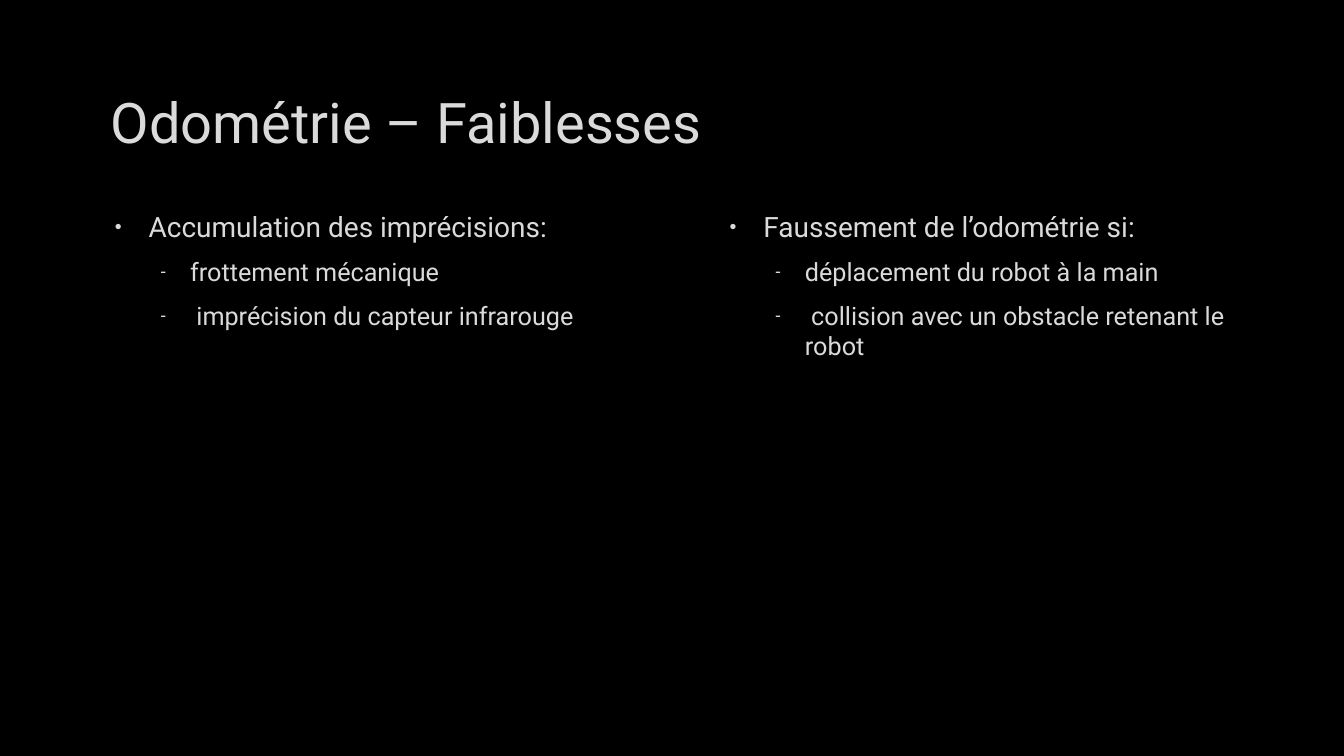
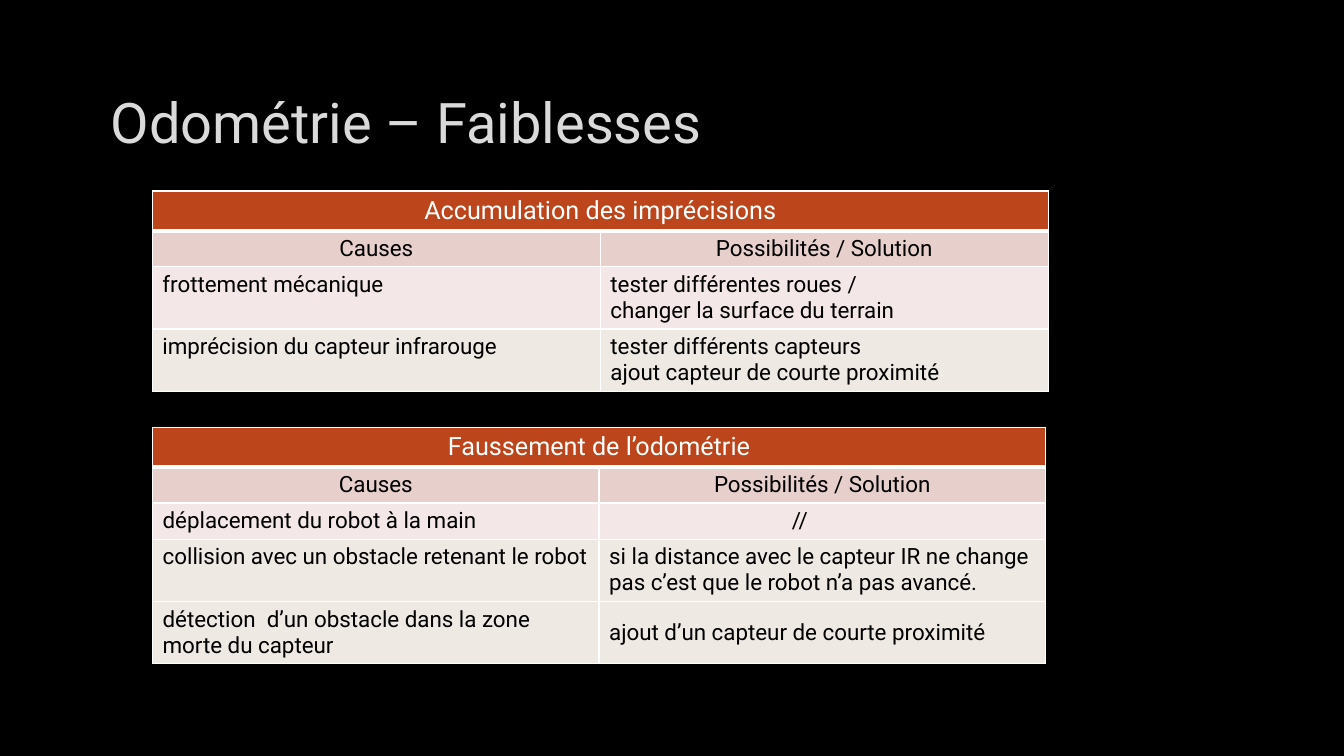
Before and after one commit to CyrilPy/BadMonkey, a slide deck: slide 16 of Gestion projet/Projet intégration robotique – IMERIR.pptx. Drawn at 1344x756 pixels with LibreOffice and Linux fonts; fonts in the diff are those of the drawing; background and template pictures are left out. Boxes give left, top, right and bottom in pixels: in the first picture for what was removed or moved away, otherwise in the second. Text is boxed around its words. In the diff, an @@ line names an element or a change of style, - is before the commit and + after.

Commit message:
Maj PP odometrie
faiblesse odométrie

```diff
--- a/Gestion projet/Projet intégration robotique – IMERIR.pptx
+++ b/Gestion projet/Projet intégration robotique – IMERIR.pptx
@@ table added at (152, 192, 1048, 396), 4 rows, 2 columns @@
+Accumulation des imprécisions | 
+Causes | Possibilités / Solution
+frottement mécanique | tester différentes roues / / changer la surface du terrain
+imprécision du capteur infrarouge | tester différents capteurs / ajout capteur de courte proximité
@@ text removed at (149, 216, 574, 331) @@
-• Accumulation des imprécisions:
-  – frottement mécanique
-  – imprécision du capteur infrarouge
@@ text removed at (763, 216, 1224, 356) @@
-• Faussement de l’odométrie si:
-  – déplacement du robot à la main
-  – collision avec un obstacle retenant le robot
@@ table added at (152, 427, 1046, 669), 5 rows, 2 columns @@
+Faussement de l’odométrie | 
+Causes | Possibilités / Solution
+déplacement du robot à la main | //
+collision avec un obstacle retenant le robot | si la distance avec le capteur IR ne change pas c’est que le robot n’a pas avancé.
+détection d’un obstacle dans la zone morte du capteur | ajout d’un capteur de courte proximité
```
Also in this commit, not shown: 3 other slides changed, 2 other files.
